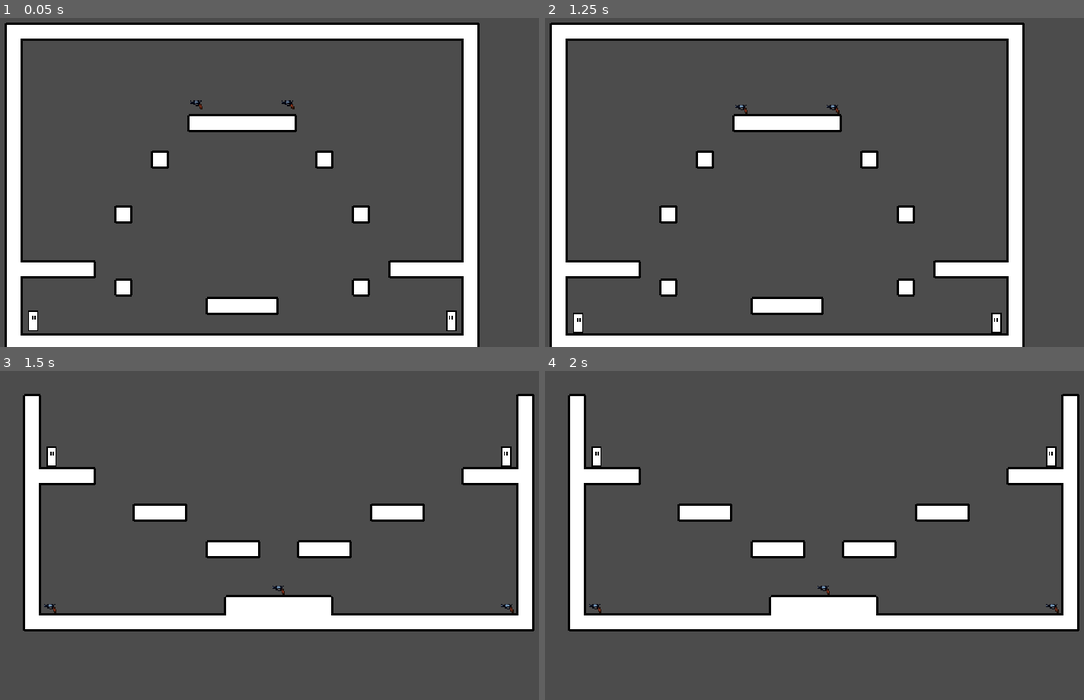
Above: before the commit, frames 1-4 (two rows, left to right).
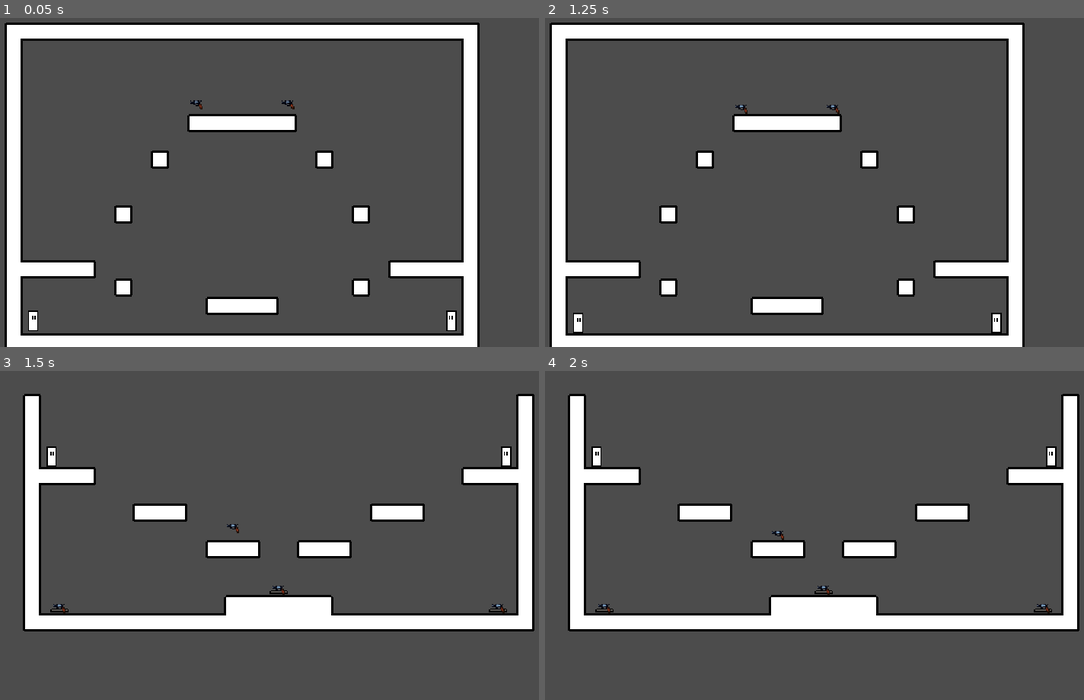
Above: after the commit, the same moments.

Repository: Cuber01/saturday-night-special
Game: Godot game, scene res://scenes/Main.tscn
Two runs of this game, one before a commit and one after it. Both use one fixed random seed, a clock stepped at 60 frames per second and the inputs below.
Inputs:
- Up to frame 1 (0.05 s): no input
- Up to frame 2 (1.25 s): tap Enter at 0.5 s
- Up to frame 3 (1.5 s): tap Space (debug_button) at 1.25 s
- Up to frame 4 (2 s): no input

Frames 1-2 are identical in both runs. In frame 3, 0.2% of the frame differs, in the area x 8-96%, y 46-74%; in frame 4, 0.2%.

Commit message:
added weapon spawners

Diff:
--- /dev/null
+++ b/scenes/WeaponSpawner.tscn
@@ -0,0 +1,15 @@
+[gd_scene load_steps=3 format=2]
+
+[ext_resource path="res://assets/img/weapon-spawner.png" type="Texture" id=1]
+[ext_resource path="res://src/WeaponSpawner.gd" type="Script" id=2]
+
+[node name="WeaponSpawner" type="Node2D"]
+script = ExtResource( 2 )
+
+[node name="Sprite" type="Sprite" parent="."]
+position = Vector2( 0, -1 )
+texture = ExtResource( 1 )
+
+[node name="SpawnTimer" type="Timer" parent="."]
+
+[connection signal="timeout" from="SpawnTimer" to="." method="_on_SpawnTimer_timeout"]
--- a/scenes/levels/Level01.tscn
+++ b/scenes/levels/Level01.tscn
@@ -1,25 +1,29 @@
-[gd_scene load_steps=4 format=2]
+[gd_scene load_steps=5 format=2]
 
-[ext_resource path="res://scenes/Pistol.tscn" type="PackedScene" id=1]
+[ext_resource path="res://scenes/WeaponSpawner.tscn" type="PackedScene" id=1]
 [ext_resource path="res://scenes/BasicTilemap.tscn" type="PackedScene" id=2]
 [ext_resource path="res://scenes/Player.tscn" type="PackedScene" id=3]
+[ext_resource path="res://scenes/Pistol.tscn" type="PackedScene" id=4]
 
 [node name="BasicTilemap" instance=ExtResource( 2 )]
 tile_data = PoolIntArray( 131074, 0, 4, 131101, 0, 4, 196610, 0, 65540, 196611, 1, 65539, 196623, 15, 1, 196624, 15, 13 …(1658 unchanged characters)…
 
-[node name="Pistol4" parent="." index="0" instance=ExtResource( 1 )]
-position = Vector2( 256, 200 )
-
-[node name="Pistol2" parent="." index="1" instance=ExtResource( 1 )]
-position = Vector2( 456, 216 )
-
-[node name="Pistol" parent="." index="2" instance=ExtResource( 1 )]
-position = Vector2( 56, 216 )
-
-[node name="Player" parent="." index="3" instance=ExtResource( 3 )]
+[node name="Player" parent="." index="0" instance=ExtResource( 3 )]
 position = Vector2( 56, 88 )
 
-[node name="Player2" parent="." index="4" instance=ExtResource( 3 )]
+[node name="Player2" parent="." index="1" instance=ExtResource( 3 )]
 position = Vector2( 456, 88 )
 player_index = 2
 facing_right = false
+
+[node name="WeaponSpawnPoint" parent="." index="2" instance=ExtResource( 1 )]
+position = Vector2( 64, 216 )
+
+[node name="WeaponSpawnPoint2" parent="." index="3" instance=ExtResource( 1 )]
+position = Vector2( 256, 200 )
+
+[node name="WeaponSpawnPoint3" parent="." index="4" instance=ExtResource( 1 )]
+position = Vector2( 448, 216 )
+
+[node name="Pistol" parent="." index="5" instance=ExtResource( 4 )]
+position = Vector2( 216, 144 )
--- a/src/PickupableObject.gd
+++ b/src/PickupableObject.gd
@@ -1,8 +1,15 @@
 extends KinematicBody2D
 class_name PickupableObject
 
+# We spawn stuff here
+var world: Object
+
+enum Type {
+		PISTOL
+	}
+
 # Physics
-const GRAVITY_FORCE: int = 200
+const GRAVITY_FORCE: int = 275
 const FRICTION_FORCE: float = 0.05 # Should take into account ground type / air in the future
 const THROW_VELOCITY_MODIFIERS = Vector2(3, 1)
 
@@ -11,8 +18,13 @@
 var picked_up: bool = false
 var facing_right: bool = false
 
+func _ready():
+	world = get_parent()
+
+func init(pos: Vector2):
+	global_position = pos
+
 func _physics_process(delta):
-
 	if not picked_up:
 		handle_gravity(delta)
 		move()
--- a/src/Pistol.gd
+++ b/src/Pistol.gd
@@ -23,5 +23,4 @@
 	bullet.init($ShootPoint.global_position,
 				Vector2(BULLET_SPEED if facing_right else -BULLET_SPEED,
 				0))
-	print(str(owner))
-	owner.add_child(bullet)
+	world.add_child(bullet)
--- a/src/Player.gd
+++ b/src/Player.gd
@@ -6,8 +6,8 @@
 
 # Movement Constants
 const SPEED: int = 100
-const JUMP_FORCE: int = 150
-const GRAVITY_FORCE: int = 200
+const JUMP_FORCE: int = 175
+const GRAVITY_FORCE: int = 275
 
 # Movement vars
 var is_in_air: bool = true
--- /dev/null
+++ b/src/WeaponSpawner.gd
@@ -0,0 +1,31 @@
+extends Node2D
+
+# We spawn stuff here
+var world: Object
+export(PickupableObject.Type) var type = PickupableObject.Type.PISTOL
+
+var weapon_scn: PackedScene = null
+var weapon: PickupableObject = null
+
+onready var SpawnTimer = $SpawnTimer
+const SPAWN_DELAY: float = 5.0
+
+func _ready():
+	match type:
+		PickupableObject.Type.PISTOL:
+			weapon_scn = preload("res://scenes/Pistol.tscn")
+
+	world = get_parent()
+	spawn()
+
+func _process(delta) -> void:
+	if weapon == null and SpawnTimer.time_left == 0:
+		SpawnTimer.start(SPAWN_DELAY)
+
+func spawn() -> void:
+	weapon = weapon_scn.instance()
+	weapon.init(self.global_position)
+	world.call_deferred("add_child", weapon)
+
+func _on_SpawnTimer_timeout() -> void:
+	spawn()
Binary file added: assets/img/weapon-spawner.png
Not shown, added: assets/img/weapon-spawner.png.import
